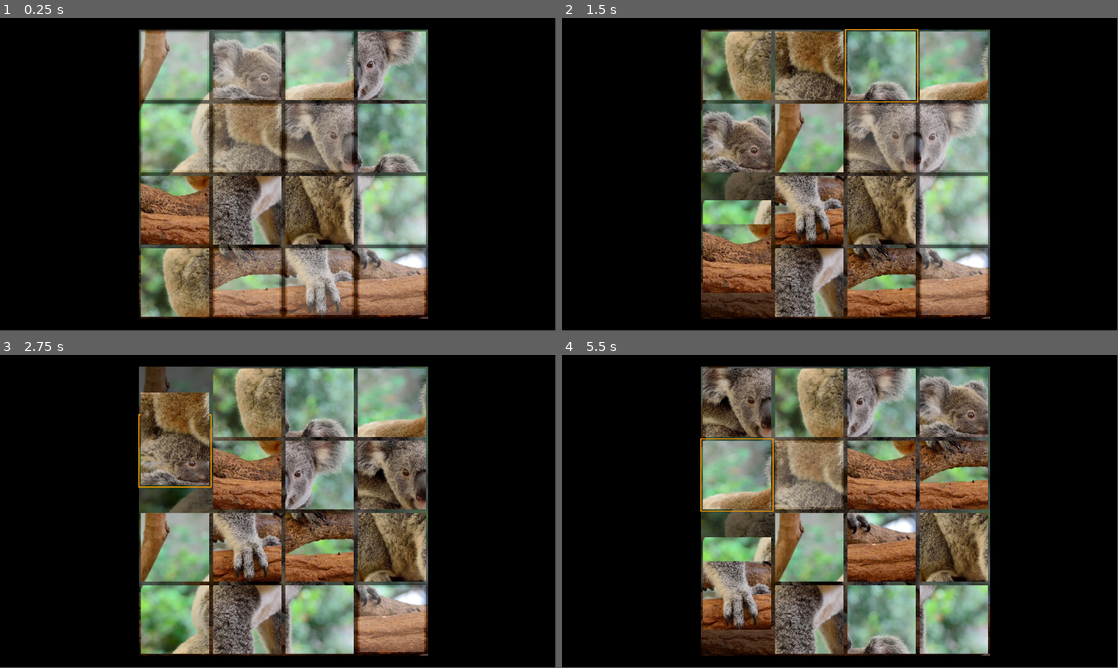
Above: before the commit, frames 1-4 (two rows, left to right).
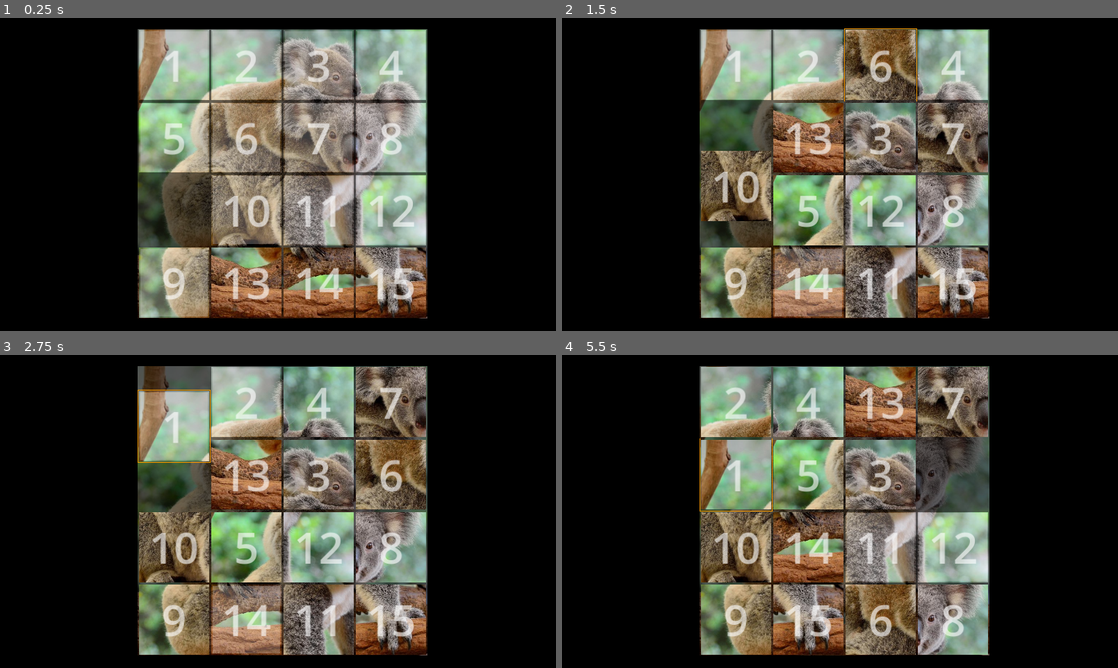
Above: after the commit, the same moments.

Repository: dzejkobi/puzzle-slider
Game: Godot game, scene res://game/game.tscn
Same seed, same stepped clock (60 frames per second), same inputs: the game is played once before the commit and once after it.
Inputs (mouse positions are in pixels of both pictures, inside the frame that each line leads up to):
- Up to frame 1 (0.25 s): no input
- Up to frame 2 (1.5 s): move the mouse to (734, 64) at 0.52 s; click (734, 64) at 0.6 s; move the mouse to (878, 64) at 1.27 s; click (878, 64) at 1.35 s
- Up to frame 3 (2.75 s): move the mouse to (244, 473) at 2.02 s; click (244, 473) at 2.1 s
- Up to frame 4 (5.5 s): move the mouse to (878, 401) at 2.77 s; click (878, 401) at 2.85 s; move the mouse to (806, 621) at 3.52 s; click (806, 621) at 3.6 s; move the mouse to (734, 473) at 4.27 s; click (734, 473) at 4.35 s; click (734, 473) at 5.1 s
The window is 799x449 before the commit and 800x450 after it. Grey fills any space a smaller window leaves; there, only what the larger window draws over its background counts as a difference.

The runs differ from the first frame. In frame 1, 31% of the frame differs, in the area x 24-77%, y 3-97%; in frame 2, 43%; in frame 3, 37%; in frame 4, 43%.

Commit message:
Solving message, workarround to the shuffling bug

Diff:
--- a/src/board/board.gd
+++ b/src/board/board.gd
@@ -9,6 +9,7 @@
 @export var play_music: bool = true
 @export_file var bg_image_path: String = "res://media/img/koala.jpg"
 
+@onready var solved_label: Label = $SolvedLabel
 @onready var coll_shape: CollisionShape2D = $Area/CollShape
 @onready var bg_image_rect: TextureRect = $BgImageRect
 
@@ -17,6 +18,7 @@
 var void_tile: Tile = null
 var curr_tile: Tile = null
 var bg_image: Image
+var is_solved: bool = false
 
 const GAME_MODE_SETUP: = {
 	Consts.GameMode.SWAP_VOID: {
@@ -41,6 +43,25 @@
 	var result: Array[Tile] = []
 	result.assign(get_tree().get_nodes_in_group("tile"))
 	return result
+
+
+func get_solved_status() -> bool:
+	var status := true
+	for tile: Tile in get_tiles():
+		if not tile.is_matching():
+			status = false
+	return status
+
+
+func check_solved_status() -> void:
+	is_solved = get_solved_status()
+	if is_solved:
+		var label_tween := get_tree().create_tween()
+		var bg_tween :=  get_tree().create_tween()
+		bg_image_rect.z_index = 90
+		bg_image_rect.modulate.a = 1.0
+		bg_tween.tween_property(bg_image_rect, "modulate:a", 1.0, 1.0)
+		label_tween.tween_property(solved_label, "modulate:a", 1.0, 1.0)
 
 
 func get_tile_size() -> Vector2i:
@@ -109,6 +130,10 @@
 		await EventBus.tile_move_stop
 		await EventBus.tile_move_stop
 
+		# Additional timeout as workarround to the bug when tiles
+		# are not swapped correctly if the swap time is below 0.12 sec.
+		await get_tree().create_timer(0.01).timeout
+
 
 func shuffle_tiles_any(n_swaps: int, swp_time: float) -> void:
 	var last_tiles: Array[Tile] = []
@@ -142,6 +167,8 @@
 
 
 func _on_tile_clicked(tile: Tile) -> void:
+	if is_solved:
+		return
 	if game_mode == Consts.GameMode.SWAP_VOID:
 		if not move_in_progress:
 			var void_tl: Tile = tile.get_void_neighbour()
@@ -168,6 +195,7 @@
 
 func _on_tile_move_stop(tile: Tile) -> void:
 	move_in_progress = false
+	check_solved_status()
 
 
 func setup() -> void:
--- a/src/board/board.tscn
+++ b/src/board/board.tscn
@@ -3,24 +3,17 @@
 [ext_resource type="Script" path="res://board/board.gd" id="1_yqrnv"]
 
 [sub_resource type="RectangleShape2D" id="RectangleShape2D_nknjf"]
-size = Vector2(600, 600)
+size = Vector2(1000, 1000)
 
 [node name="Board" type="Node2D"]
 script = ExtResource("1_yqrnv")
 
-[node name="BgColorRect" type="ColorRect" parent="."]
-offset_left = -748.0
-offset_top = -341.0
-offset_right = 750.0
-offset_bottom = 747.0
-color = Color(0, 0, 0, 1)
-
 [node name="BgImageRect" type="TextureRect" parent="."]
 modulate = Color(1, 1, 1, 0.470588)
-offset_left = -300.0
-offset_top = -300.0
-offset_right = -260.0
-offset_bottom = -260.0
+offset_left = -500.0
+offset_top = -500.0
+offset_right = -460.0
+offset_bottom = -460.0
 
 [node name="Area" type="Area2D" parent="."]
 collision_layer = 0
@@ -29,3 +22,19 @@
 
 [node name="CollShape" type="CollisionShape2D" parent="Area"]
 shape = SubResource("RectangleShape2D_nknjf")
+
+[node name="SolvedLabel" type="Label" parent="."]
+modulate = Color(1, 1, 1, 0)
+z_index = 100
+offset_left = -476.0
+offset_top = -124.0
+offset_right = 475.0
+offset_bottom = 116.0
+theme_override_colors/font_shadow_color = Color(0, 0, 0, 1)
+theme_override_constants/shadow_offset_x = -3
+theme_override_constants/shadow_offset_y = 3
+theme_override_font_sizes/font_size = 80
+text = "Congratulations!
+The puzzle is solved
+"
+horizontal_alignment = 1
--- a/src/game/game.tscn
+++ b/src/game/game.tscn
@@ -4,7 +4,10 @@
 
 [node name="Game" type="Node2D"]
 
+[node name="BgColorRect" type="ColorRect" parent="."]
+offset_right = 1920.0
+offset_bottom = 1080.0
+color = Color(0, 0, 0, 1)
+
 [node name="Board" parent="." instance=ExtResource("1_2cb46")]
-position = Vector2(588, 324)
-game_mode = 1
-show_numbers = false
+position = Vector2(976, 538)
--- a/src/project.godot
+++ b/src/project.godot
@@ -21,6 +21,14 @@
 Consts="*res://autoloads/consts.gd"
 EventBus="*res://autoloads/event_bus.gd"
 AudioPlayer="*res://autoloads/audio_player.tscn"
+
+[display]
+
+window/size/viewport_width=1920
+window/size/viewport_height=1080
+window/size/mode=2
+window/stretch/mode="canvas_items"
+window/stretch/aspect="keep_width"
 
 [editor]
 
--- a/src/tile/tile.gd
+++ b/src/tile/tile.gd
@@ -89,7 +89,10 @@
 	)
 	selection.size = new_size
 	selection.position = -new_size / 2
+	label.size = new_size
+	label.position = selection.position
 	label.add_theme_font_size_override("font_size", int(new_size.y * 0.6))
+
 
 	up_ray.target_position = Vector2i(0, -size.y)
 	right_ray.target_position = Vector2i(size.x, 0)
--- a/src/tile/tile.tscn
+++ b/src/tile/tile.tscn
@@ -21,8 +21,8 @@
 [node name="TexRect" type="TextureRect" parent="."]
 offset_left = -30.0
 offset_top = -30.0
-offset_right = 1170.0
-offset_bottom = 770.0
+offset_right = 30.0
+offset_bottom = 30.0
 
 [node name="MatchRect" type="ColorRect" parent="."]
 offset_left = -28.0
@@ -71,11 +71,11 @@
 
 [node name="Label" type="Label" parent="."]
 modulate = Color(1, 1, 1, 0.627451)
-offset_left = -56.0
-offset_top = -64.0
-offset_right = 56.0
-offset_bottom = 64.0
-theme_override_font_sizes/font_size = 72
+offset_left = -30.0
+offset_top = -30.0
+offset_right = 30.0
+offset_bottom = 30.0
+theme_override_font_sizes/font_size = 32
 horizontal_alignment = 1
 vertical_alignment = 1
 
